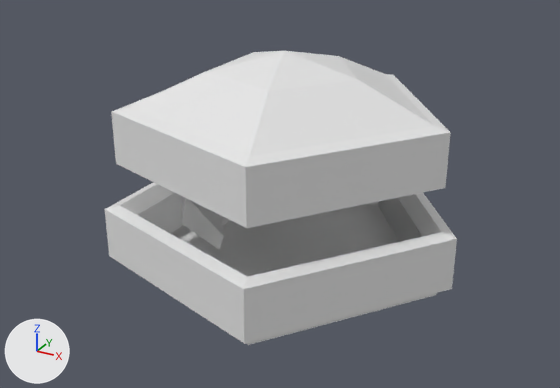
Renders of the Blender file Assets/Models/Console.blend from each side of a commit.
Before and after are seen from a 50 mm lens placed at (9.0, -13.4, 7.93), pointed at (1.76, -0.24, 1.35). The lights are fixed; the arrows at lower left show +X, +Y and +Z.
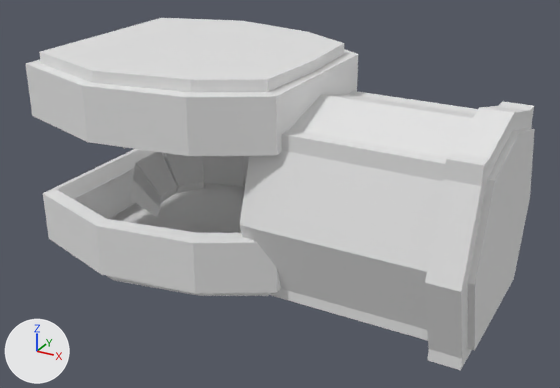
Commit message: Update console model

ob_empty is not drawn itself; it is used by a modifier of ob_cube_003.
ob_empty_001 is not drawn itself; it is used by a modifier of ob_cube_004.

Location of each change, (x1, y1, x2, y2) in pixels of the pictures (560 x 388 px):
'Cube.003', reshaped, moved, modifiers changed: before (105, 182, 457, 345); after (43, 149, 281, 296)
'Cube.004', hidden: before (111, 51, 451, 228)
'Cube.006', added: after (250, 91, 478, 341)
'Cube.007', added: after (26, 18, 358, 156)
'Cube.009', added: after (425, 101, 534, 370)
'Cube.010', added: after (468, 128, 535, 351)
'Cube.002', moved, rescaled: before (182, 197, 224, 249); after (130, 164, 161, 217)
'Cube.008', added: after (240, 156, 261, 240)
'Cube.001', unchanged, uncovered by the edit: after (163, 153, 204, 193)
'Cube', unchanged, uncovered by the edit: before (218, 214, 230, 225); after (136, 152, 177, 202)

The change, as a list of edits to the scene's bpy script:
```text
Change me_cube_001:
    used by ob_cube_003; location = (1.74, 0.0, 0.0)
    remove me_cube_001.from_pydata(...)  # 18 vertices, 12 faces; spans x -3.07..0.0, y 0.0..2.23, z -0.23..1.19
    add me_cube_001.from_pydata(...)  # 52 vertices, 55 faces; spans x -3.07..2.55, y -2.92..0.0, z -0.23..1.19
    me_cube_001 part 1
    8 vertices are removed from x -3.07..-2.57, y 1.86..2.23, z -0.23..1.19
    12 faces are deleted
    30 vertices are added at x -3.07..2.55, y -2.92..0.0, z -0.23..1.19
    7 new vertices lie (0.0, 0.0, 0.23) away from vertices in x -2.82..2.34, y -2.68..0.0, z -0.23
    5 new vertices lie (0.0, 0.0, 1.11) away from vertices in x -3.07..2.55, y -2.92..-0.91, z 0.0
    55 new faces join them
Add me_cube_008:
    me_cube_008.from_pydata(...)  # 12 vertices, 12 faces; spans x -59.84..-47.71, y -1.12..0.0, z -1.46..1.01
Add me_cube_007:
    me_cube_007.from_pydata(...)  # 42 vertices, 38 faces; spans x -24.5..1.6, y -1.3..0.0, z -1.6..1.2
Add me_cube_005:
    me_cube_005.from_pydata(...)  # 20 vertices, 17 faces; spans x -1.0..1.0, y -1.3..0.0, z -1.46..1.0
Add me_cube_004:
    me_cube_004.from_pydata(...)  # 82 vertices, 105 faces; spans x -3.07..2.55, y -2.92..2.92, z -0.23..1.19
Change ob_cube_002:
    ob_cube_002.location: (0.35, -1.04, 1.06) -> (-1.37, -0.78, 1.06)
    ob_cube_002.scale: (0.5, 0.5, 0.5) -> (0.375, 0.375, 0.375)
Change ob_empty:
    ob_empty.location: (1.742, 0.0, 0.0) -> (0.0, 0.0, 0.0)
Change ob_cube_003:
    ob_cube_003.location: (1.74, 0.0, 0.0) -> (0.0, 0.0, 0.0)
    where _m = ob_cube_003.modifiers.new('Mirror', 'MIRROR')
    remove _m.merge_threshold = 0.01
    remove _m = ob_cube_003.modifiers.new('Array', 'ARRAY')
    remove _m.count = 5
    remove _m.constant_offset_displace = (0.0, 0.0, 0.0)
    remove _m.use_relative_offset = False
    remove _m.relative_offset_displace = (-1.0, 0.0, 0.0)
    remove _m.use_merge_vertices = True
    remove _m.use_object_offset = True
    remove _m.offset_object = ob_empty
Change ob_cube_004:
    ob_cube_004.location: (1.74, 0.0, 2.12) -> (0.0, 0.0, 2.12)
    add ob_cube_004.hide_viewport = True
Change ob_empty_001:
    ob_empty_001.location: (1.742, 0.0, 2.118) -> (-0.00182, 0.0, 2.118)
Add ob_cube_010:
    ob_cube_010 = bpy.data.objects.new('Cube.010', me_cube_008)
    ob_cube_010.location = (5.02, 0.0, 1.91)
    ob_cube_010.scale = (-0.0237, 1.82, 1.5)
    _m = ob_cube_010.modifiers.new('Mirror', 'MIRROR')
    _m.use_axis = (False, True, False)
Add ob_cube_009:
    ob_cube_009 = bpy.data.objects.new('Cube.009', me_cube_007)
    ob_cube_009.location = (5.73, 0.0, 1.91)
    ob_cube_009.scale = (-0.0237, 1.82, 1.5)
    _m = ob_cube_009.modifiers.new('Mirror', 'MIRROR')
    _m.use_axis = (False, True, False)
Add ob_cube_006:
    ob_cube_006 = bpy.data.objects.new('Cube.006', me_cube_007.copy())
    ob_cube_006.location = (2.36, 0.0, 1.91)
    ob_cube_006.scale = (-0.137, 1.61, 1.33)
    _m = ob_cube_006.modifiers.new('Mirror', 'MIRROR')
    _m.use_axis = (False, True, False)
Add ob_cube_008:
    ob_cube_008 = bpy.data.objects.new('Cube.008', me_cube_005)
    ob_cube_008.location = (2.04, 0.0, 1.91)
    ob_cube_008.scale = (-0.137, 1.61, 1.33)
    _m = ob_cube_008.modifiers.new('Mirror', 'MIRROR')
    _m.use_axis = (False, True, False)
Add ob_cube_007:
    ob_cube_007 = bpy.data.objects.new('Cube.007', me_cube_004)
    ob_cube_007.location = (0.0, 0.0, 4.0)
    ob_cube_007.rotation_euler = (3.142, 0.0, 0.0)  # degrees (180, 0, 0)
```
